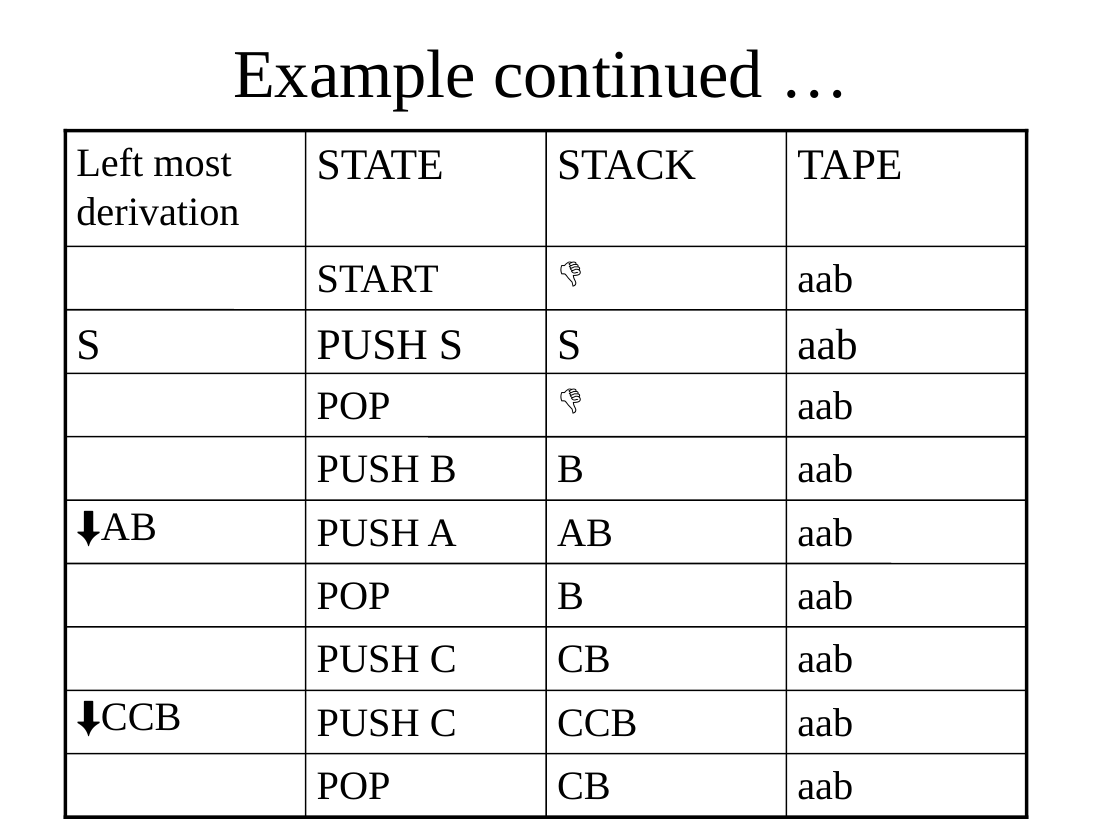
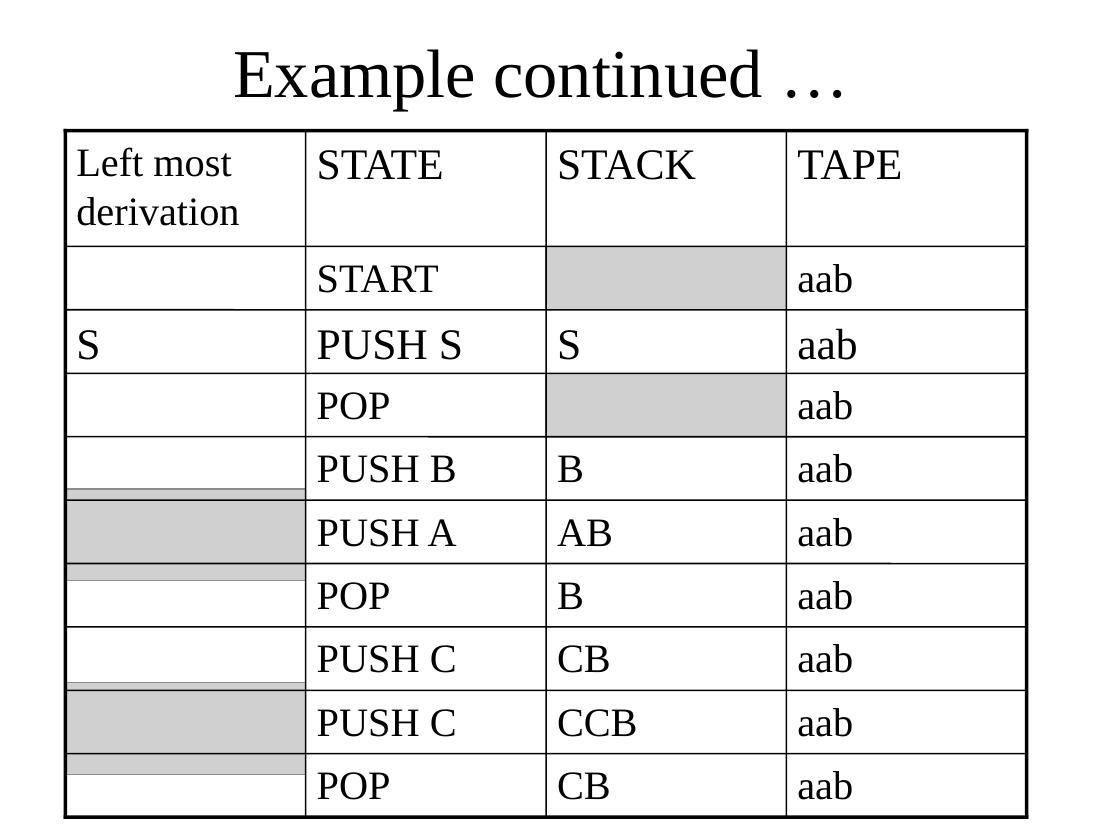
Before and after one commit to bamboat3/toa, a slide deck: slide 14 of Lesson 39.ppt. Drawn at 1120x840 pixels with LibreOffice and Linux fonts; fonts in the diff are those of the drawing; grey boxes stand for pictures. Boxes give left, top, right and bottom in pixels: in the first picture for what was removed or moved away, otherwise in the second. Text is boxed around its words. In the diff, an @@ line names an element or a change of style, - is before the commit and + after.

```diff
--- a/Lesson 39.ppt
+++ b/Lesson 39.ppt
@@ group added at (66,246,786,774): 4 pictures @@
@@ group removed at (101,246,787,731): 4 texts @@
-⬇CCB
-⬇AB
-👎
-👎
```
Also in this commit, not shown: 6 other slides changed, 7 slides added, 7 slides removed, 3 other files.
